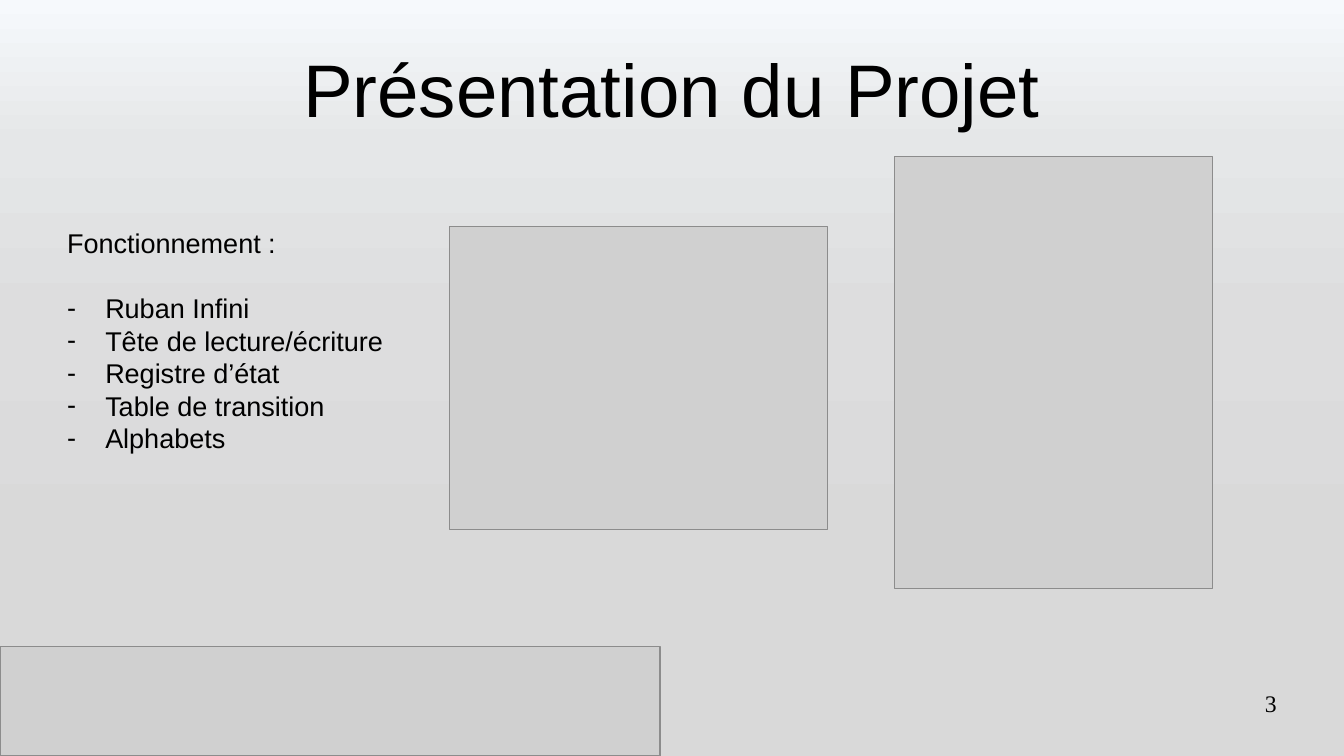
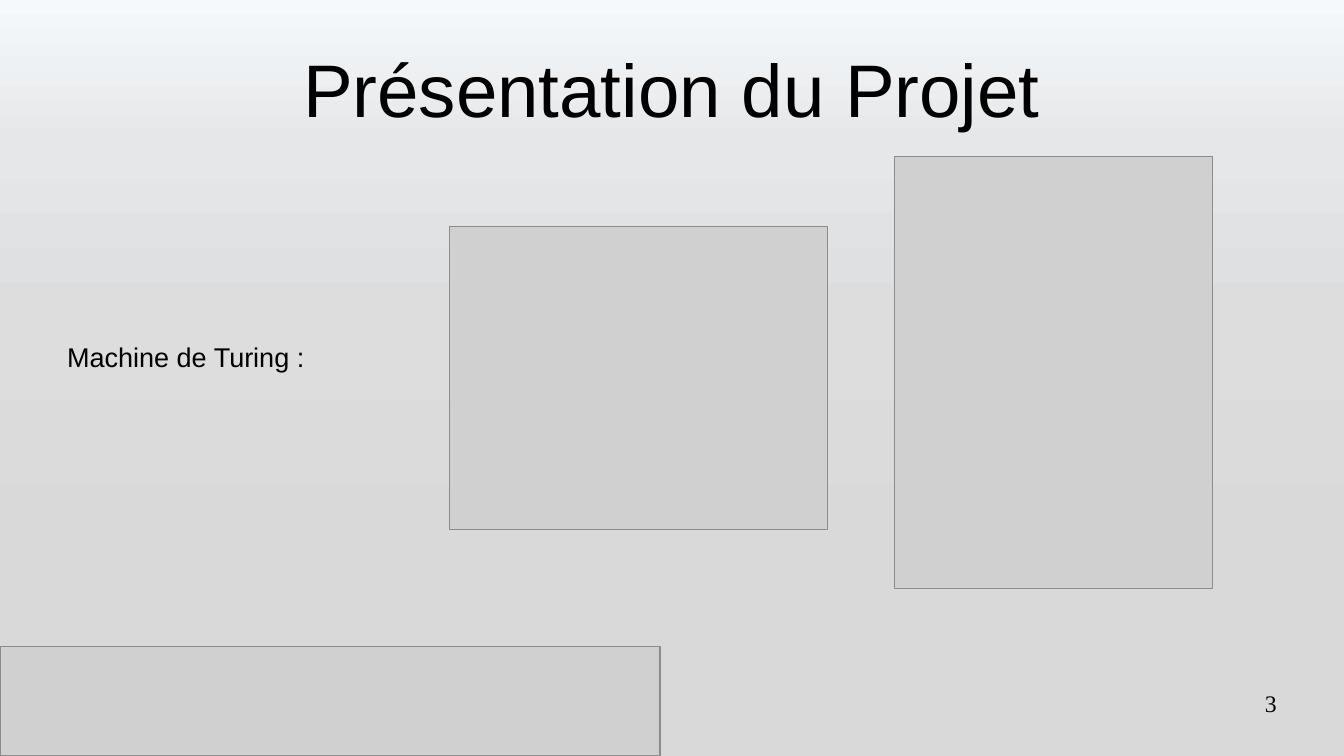
Before and after one commit to romain327/machine-turing, a slide deck: slide 3 of presentation/Presentation Machine de Turing.pptx. Drawn at 1344x756 pixels with LibreOffice and Linux fonts; fonts in the diff are those of the drawing; grey boxes stand for pictures. Boxes give left, top, right and bottom in pixels: in the first picture for what was removed or moved away, otherwise in the second. Text is boxed around its words. In the diff, an @@ line names an element or a change of style, - is before the commit and + after.

```diff
--- a/presentation/Presentation Machine de Turing.pptx
+++ b/presentation/Presentation Machine de Turing.pptx
@@ text at (67, 347, 290, 372): text changed @@
-Fonctionnement :
-– Ruban Infini
-– Tête de lecture/écriture
-– Registre d’état
-– Table de transition
-– Alphabets
+Machine de Turing :
```
Also in this commit, not shown: 12 other slides changed, 6 slides added, 1 slide removed, 12 other files.
